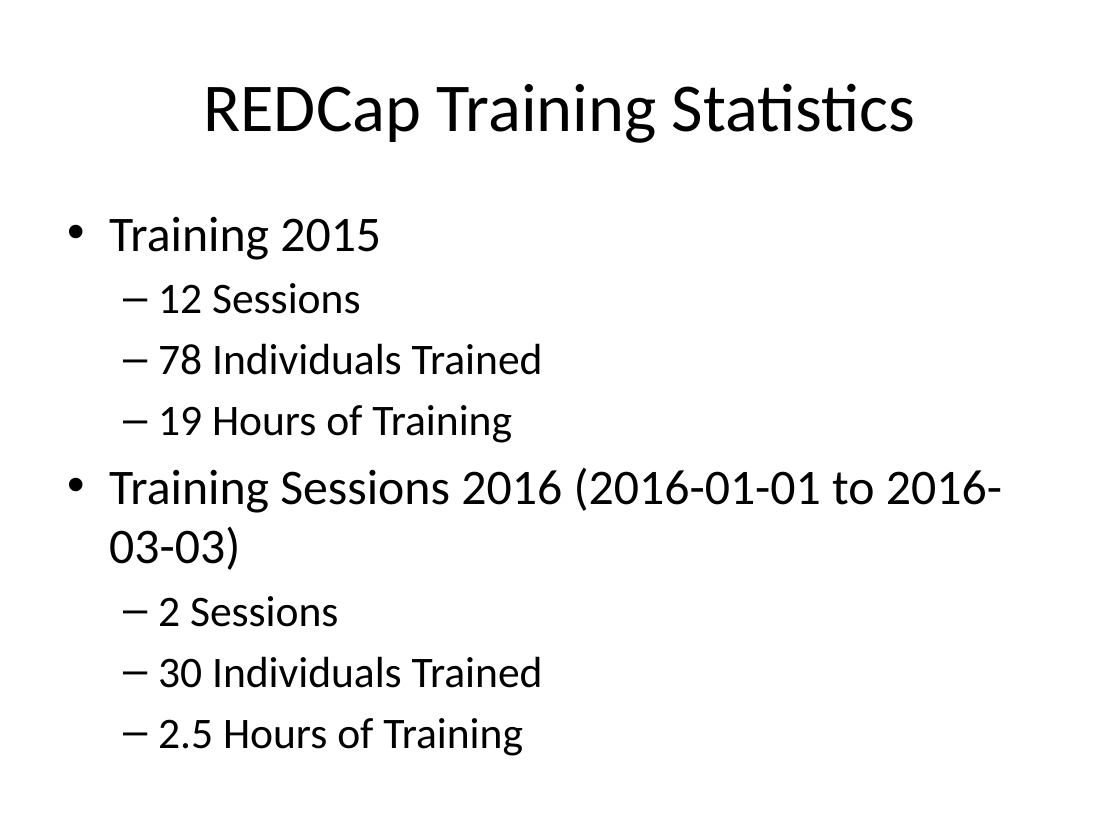
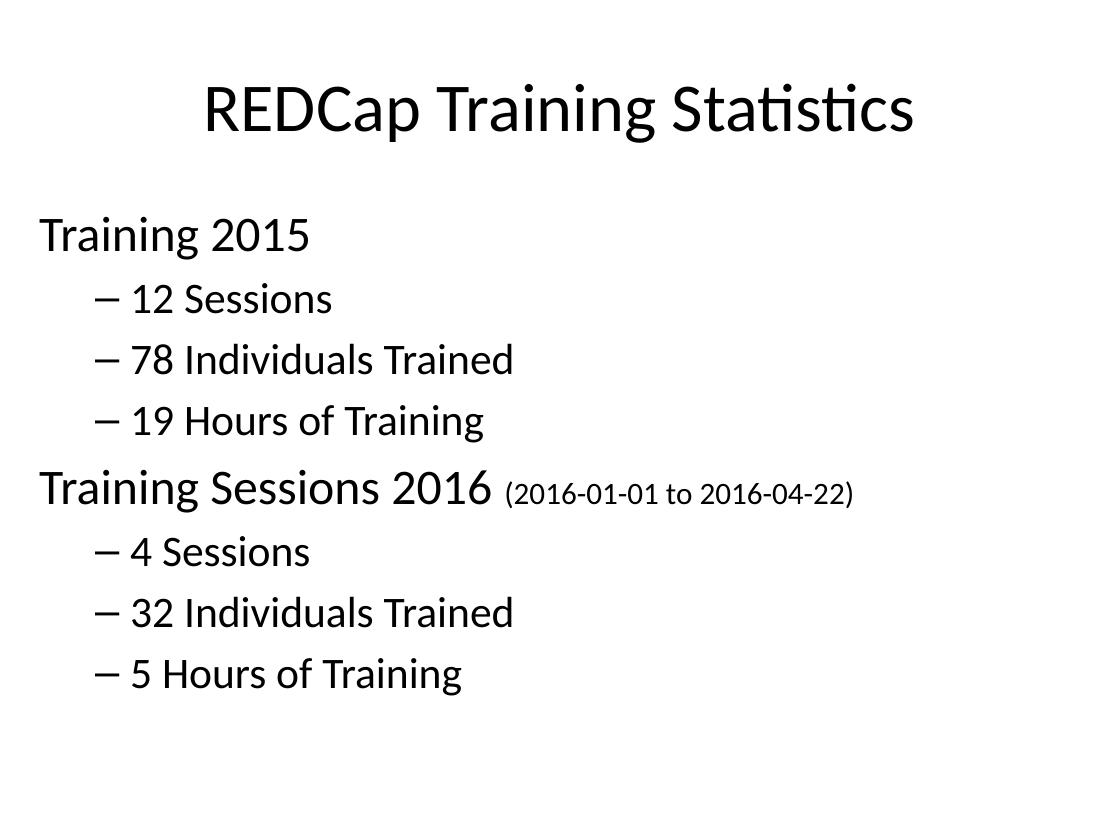
Before and after one commit to OuhscBbmc/RedcapGovernanceDocs, a slide deck: slide 6 of agendas/2016-04-redcap-governance-meeting.pptx (slide 4 before the commit). Drawn at 1120x840 pixels with LibreOffice and Linux fonts; fonts in the diff are those of the drawing. Boxes give left, top, right and bottom in pixels: in the first picture for what was removed or moved away, otherwise in the second. Text is boxed around its words. In the diff, an @@ line names an element or a change of style, - is before the commit and + after.

```diff
--- a/agendas/2016-04-redcap-governance-meeting.pptx
+++ b/agendas/2016-04-redcap-governance-meeting.pptx
@@ text "Training 2015": place and size @@
-text "Training 2015" at [109,216,1002,756]
+text "Training 2015" at [39,216,855,696]
@@ text at [39,216,311,260]: bullet • to none @@
@@ text at [39,469,855,696]: text changed @@
-• Training Sessions 2016 (2016-01-01 to 2016-03-03)
-  – 2 Sessions
-  – 30 Individuals Trained
-  – 2.5 Hours of Training
+Training Sessions 2016 (2016-01-01 to 2016-04-22)
+  – 4 Sessions
+  – 32 Individuals Trained
+  – 5 Hours of Training
```
Also in this commit, not shown: 7 other slides changed, 18 slides added, 8 slides removed.
